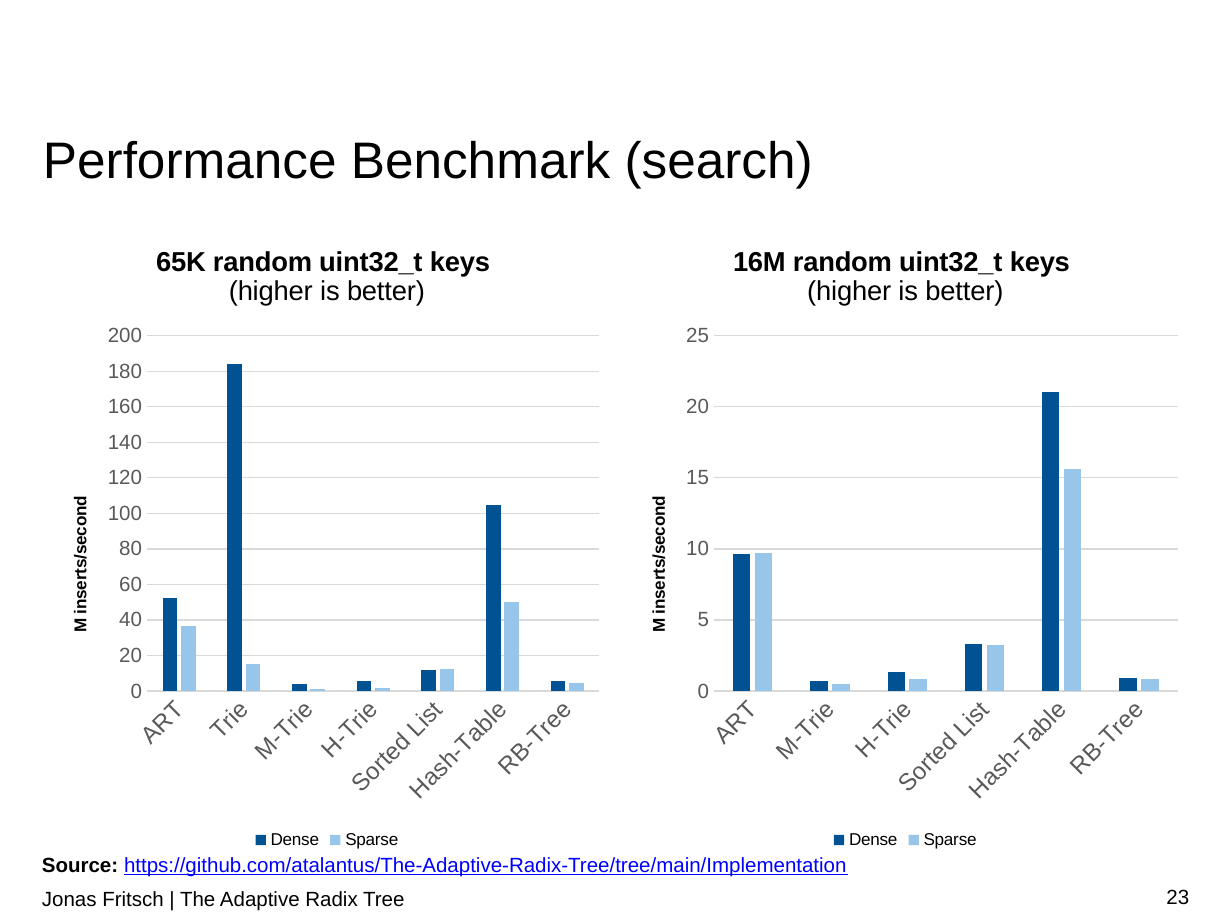
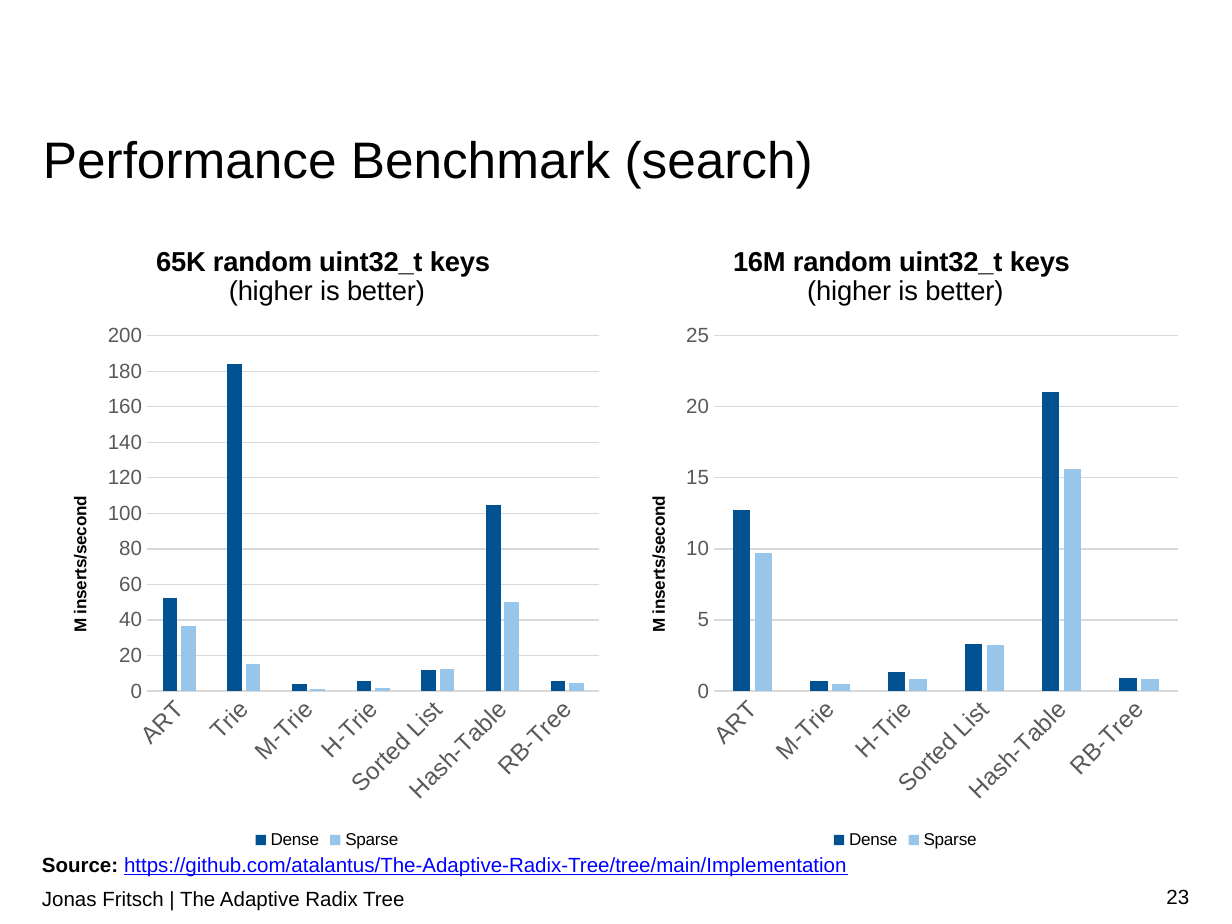
Before and after one commit to atalantus/The-Adaptive-Radix-Tree, a slide deck: slide 23 of Presentation/The Adaptive Radix Tree.pptx. Drawn at 1232x924 pixels with LibreOffice and Linux fonts; fonts in the diff are those of the drawing; background and template pictures are left out. Boxes give left, top, right and bottom in pixels: in the first picture for what was removed or moved away, otherwise in the second. Text is boxed around its words. In the diff, an @@ line names an element or a change of style, - is before the commit and + after.

```diff
--- a/Presentation/The Adaptive Radix Tree.pptx
+++ b/Presentation/The Adaptive Radix Tree.pptx
@@ column chart at [621,222,1189,855] @@
@@ Dense, ART: 9.7 to 12.7 @@
```
Also in this commit, not shown: 3 other slides changed.
